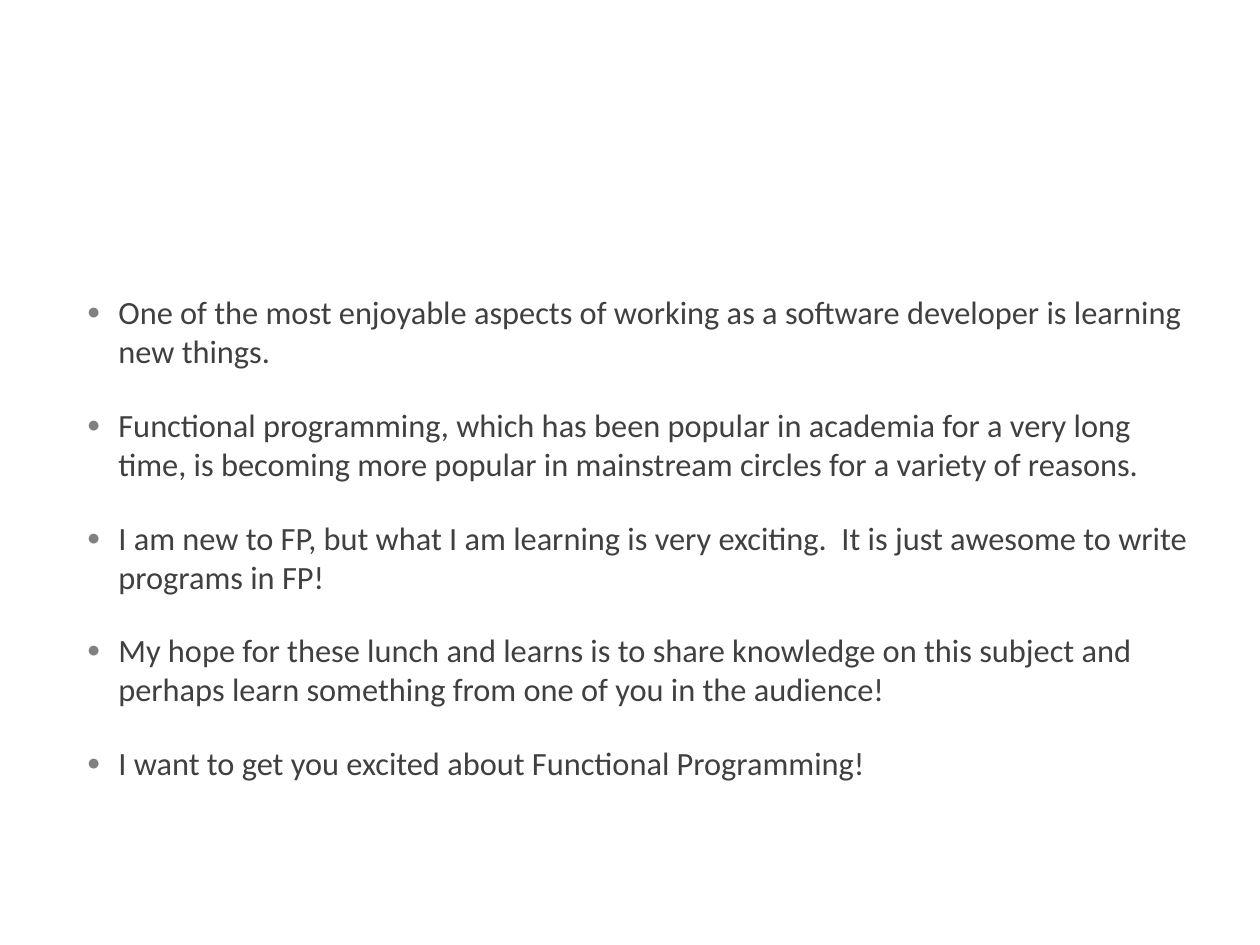
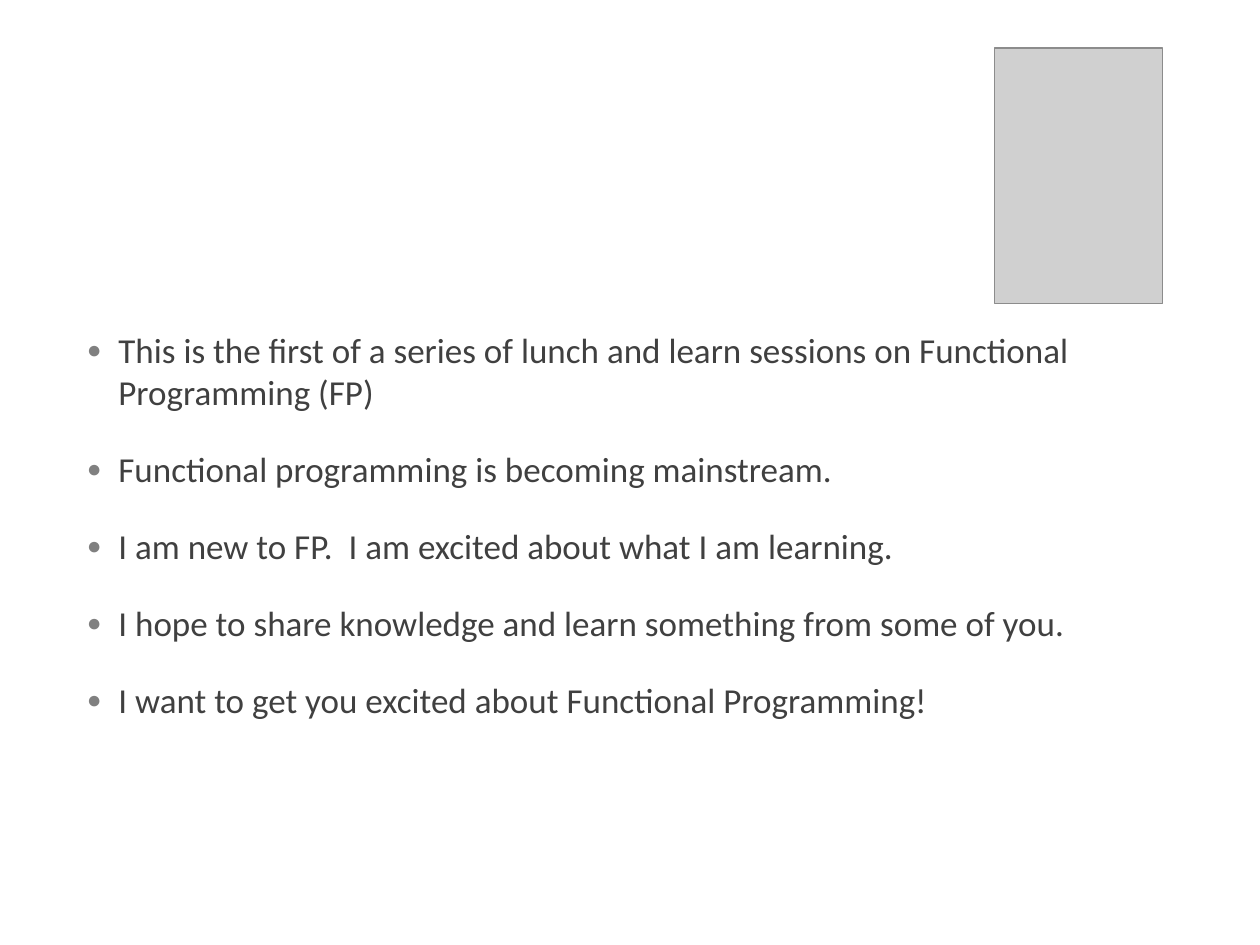
Before and after one commit to AtomicMegaNerd/fnprogfun1, a slide deck: slide 2 of fnprogfun1.pptx. Drawn at 1260x945 pixels with LibreOffice and Linux fonts; fonts in the diff are those of the drawing; grey boxes stand for pictures; background and template pictures are left out. Boxes give left, top, right and bottom in pixels: in the first picture for what was removed or moved away, otherwise in the second. Text is boxed around its words. In the diff, an @@ line names an element or a change of style, - is before the commit and + after.

Commit message:
Fixed a bug in Immutability.hs and updated the slide deck

```diff
--- a/fnprogfun1.pptx
+++ b/fnprogfun1.pptx
@@ picture added at [994,48,1162,304] @@
@@ text "This is the first of ...": place and size @@
-text "This is the first of ..." at [118,301,1186,781]
+text "This is the first of ..." at [118,338,1068,719]
@@ text at [118,338,1068,642]: text changed; size 18.5 to 20 pt @@
-● One of the most enjoyable aspects of working as a software developer is learning new things.
-● Functional programming, which has been popular in academia for a very long time, is becoming more popular in mainstream circles for a variety of reasons.
-● I am new to FP, but what I am learning is very exciting. It is just awesome to write programs in FP!
-● My hope for these lunch and learns is to share knowledge on this subject and perhaps learn something from one of you in the audience!
+● This is the first of a series of lunch and learn sessions on Functional Programming (FP)
+● Functional programming is becoming mainstream.
+● I am new to FP. I am excited about what I am learning.
+● I hope to share knowledge and learn something from some of you.
@@ text at [118,688,926,719]: size 18.5 to 20 pt in "I want to get you excited about ..." @@
```
Also in this commit, not shown: 2 other slides changed, 1 slide removed, 1 other file.
